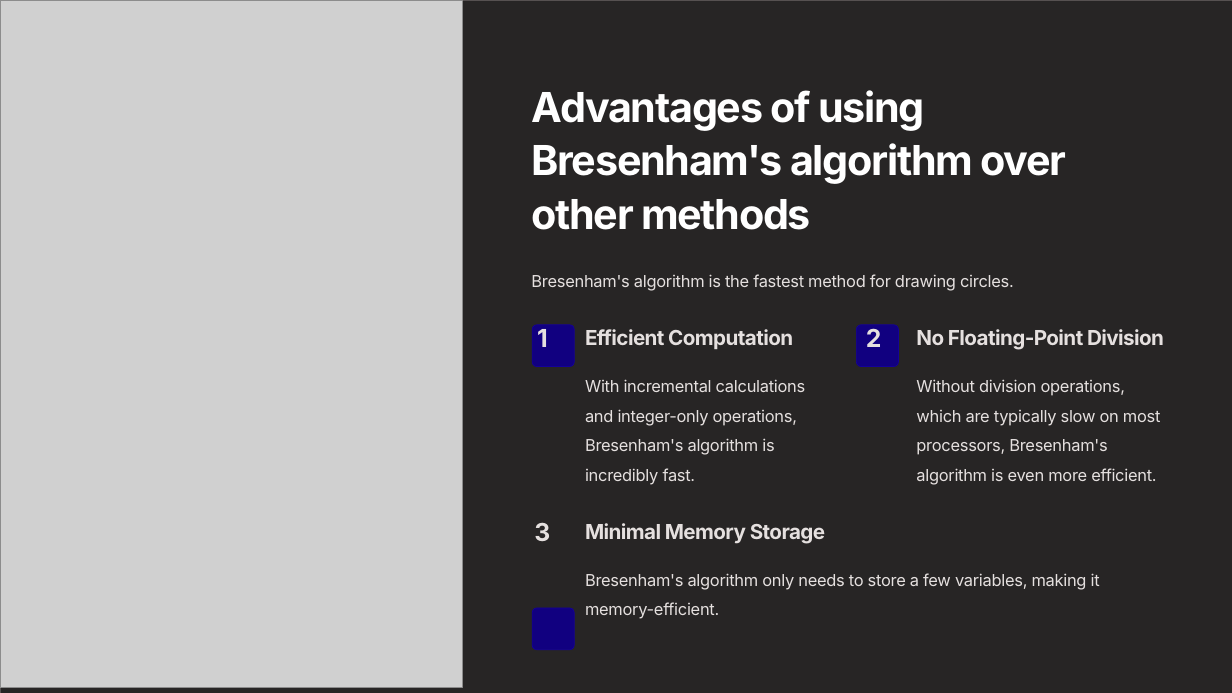
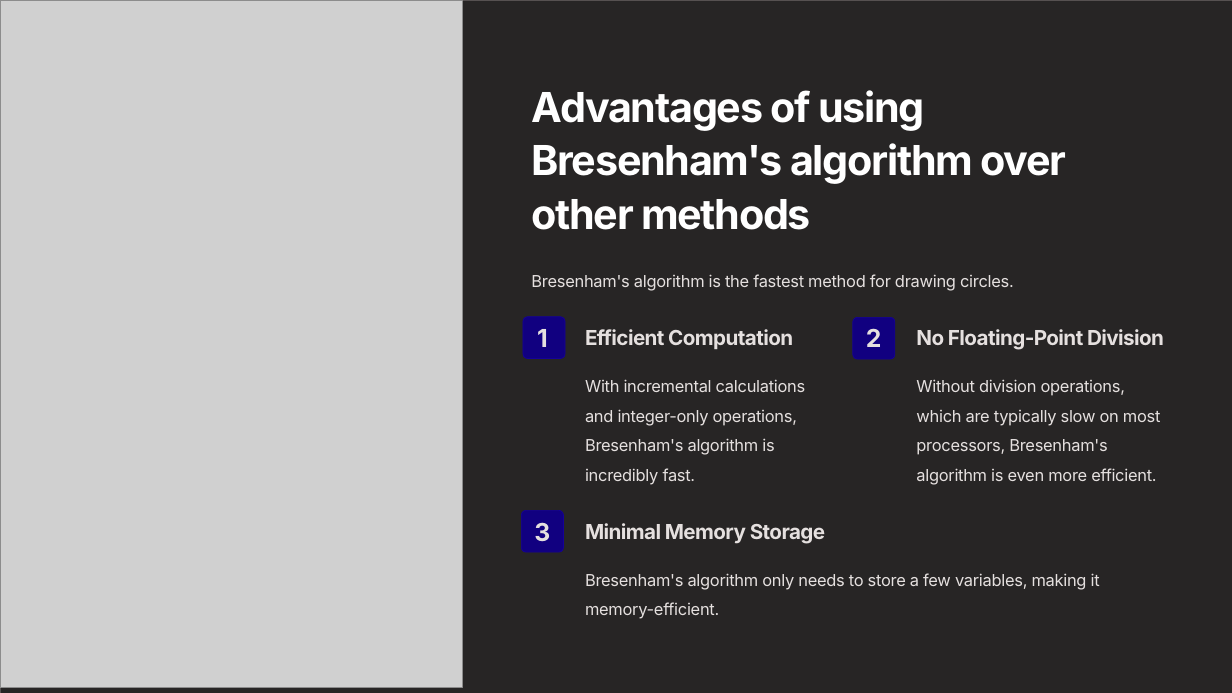
Before and after one commit to shahdhiraj/Presentation_slides, a slide deck: slide 5 of Bresenham's.pptx. Drawn at 1232x693 pixels with LibreOffice and Linux fonts; fonts in the diff are those of the drawing; grey boxes stand for pictures. Boxes give left, top, right and bottom in pixels: in the first picture for what was removed or moved away, otherwise in the second. Text is boxed around its words. In the diff, an @@ line names an element or a change of style, - is before the commit and + after.

```diff
--- a/Bresenham's.pptx
+++ b/Bresenham's.pptx
@@ rounded rectangle: place and size @@
-rounded rectangle at <box>532,325,574,367</box>
+rounded rectangle at <box>523,316,565,358</box>
@@ rounded rectangle: place and size @@
-rounded rectangle at <box>856,325,899,367</box>
+rounded rectangle at <box>852,317,895,359</box>
@@ rounded rectangle: place and size @@
-rounded rectangle at <box>532,608,574,650</box>
+rounded rectangle at <box>521,511,564,552</box>
```
Also in this commit, not shown: 2 other slides changed, 3 slides added.
